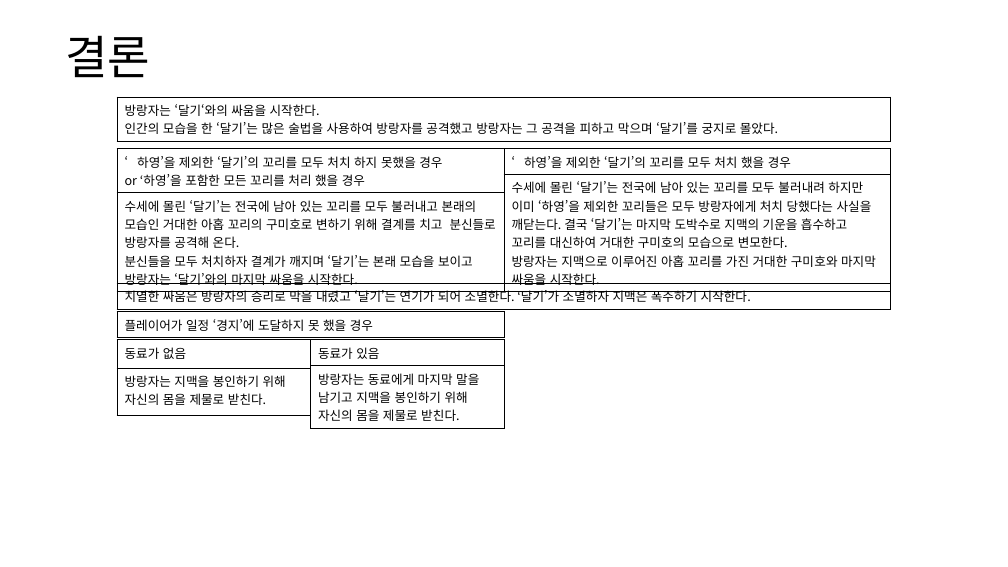
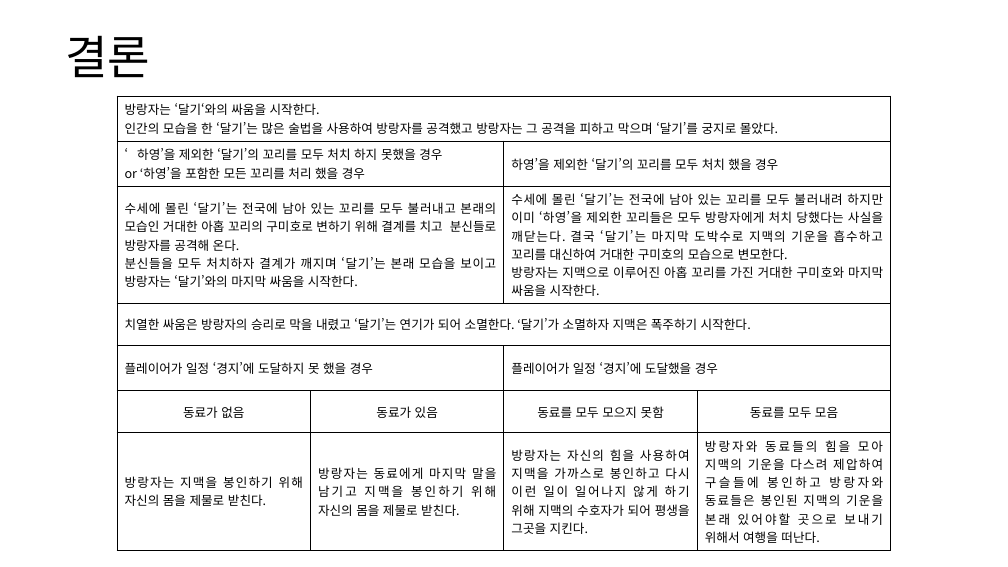
Before and after one commit to yjk0401/unityenginebasic_9th, a slide deck: slide 14 of 기획/메인 스토리 기획서.pptx (slide 9 before the commit). Drawn at 1008x567 pixels with LibreOffice and Linux fonts; fonts in the diff are those of the drawing. Boxes give left, top, right and bottom in pixels: in the first picture for what was removed or moved away, otherwise in the second. Text is boxed around its words. In the diff, an @@ line names an element or a change of style, - is before the commit and + after.

Commit message:
r3w2d4

```diff
--- a/기획/메인 스토리 기획서.pptx
+++ b/기획/메인 스토리 기획서.pptx
@@ table at box(117, 96, 892, 547) @@
-‘하영’을 제외한 ‘달기’의 꼬리를 모두 처치 하지 못했을 경우 / or ‘하영’을 포함한 모든 꼬리를 처리 했을 경우
-수세에 몰린 ‘달기’는 전국에 남아 있는 꼬리를 모두 불러내고 본래의 모습인 거대한 아홉 꼬리의 구미호로 변하기 위해 결계를 치고 분신들로 방랑자를 공격해 온다. / 분신들을 모두 처치하자 결계가 깨지며 ‘달기’는 본래 모습을 보이고 방랑자는 ‘달기’와의 마지막 싸움을 시작한다.
+방랑자는 ‘달기‘와의 싸움을 시작한다. / 인간의 모습을 한 ‘달기’는 많은 술법을 사용하여 방랑자를 공격했고 방랑자는 그 공격을 피하고 막으며 ‘달기’를 궁지로 몰았다. |  |  | 
+‘하영’을 제외한 ‘달기’의 꼬리를 모두 처치 하지 못했을 경우 / or ‘하영’을 포함한 모든 꼬리를 처리 했을 경우 |  | 하영’을 제외한 ‘달기’의 꼬리를 모두 처치 했을 경우 | 
+수세에 몰린 ‘달기’는 전국에 남아 있는 꼬리를 모두 불러내고 본래의 모습인 거대한 아홉 꼬리의 구미호로 변하기 위해 결계를 치고 분신들로 방랑자를 공격해 온다. / 분신들을 모두 처치하자 결계가 깨지며 ‘달기’는 본래 모습을 보이고 방랑자는 ‘달기’와의 마지막 싸움을 시작한다. |  | 수세에 몰린 ‘달기’는 전국에 남아 있는 꼬리를 모두 불러내려 하지만 이미 ‘하영’을 제외한 꼬리들은 모두 방랑자에게 처치 당했다는 사실을 깨닫는다. 결국 ‘달기’는 마지막 도박수로 지맥의 기운을 흡수하고 꼬리를 대신하여 거대한 구미호의 모습으로 변모한다. / 방랑자는 지맥으로 이루어진 아홉 꼬리를 가진 거대한 구미호와 마지막 싸움을 시작한다. | 
+치열한 싸움은 방랑자의 승리로 막을 내렸고 ‘달기’는 연기가 되어 소멸한다. ‘달기’가 소멸하자 지맥은 폭주하기 시작한다. |  |  | 
+플레이어가 일정 ‘경지’에 도달하지 못 했을 경우 |  | 플레이어가 일정 ‘경지’에 도달했을 경우 | 
+동료가 없음 | 동료가 있음 | 동료를 모두 모으지 못함 | 동료를 모두 모음
+방랑자는 지맥을 봉인하기 위해 자신의 몸을 제물로 받친다. | 방랑자는 동료에게 마지막 말을 남기고 지맥을 봉인하기 위해 자신의 몸을 제물로 받친다. | 방랑자는 자신의 힘을 사용하여 지맥을 가까스로 봉인하고 다시 이런 일이 일어나지 않게 하기 위해 지맥의 수호자가 되어 평생을 그곳을 지킨다. | 방랑자와 동료들의 힘을 모아 지맥의 기운을 다스려 제압하여 구슬들에 봉인하고 방랑자와 동료들은 봉인된 지맥의 기운을 본래 있어야할 곳으로 보내기 위해서 여행을 떠난다.
@@ table: place and size @@
-table at box(117, 149, 504, 289)
+table at box(117, 96, 892, 547)
@@ table removed at box(504, 149, 892, 289), 2 rows, 1 columns @@
-‘하영’을 제외한 ‘달기’의 꼬리를 모두 처치 했을 경우
-수세에 몰린 ‘달기’는 전국에 남아 있는 꼬리를 모두 불러내려 하지만 이미 ‘하영’을 제외한 꼬리들은 모두 방랑자에게 처치 당했다는 사실을 깨닫는다. 결국 ‘달기’는 마지막 도박수로 지맥의 기운을 흡수하고 꼬리를 대신하여 거대한 구미호의 모습으로 변모한다. / 방랑자는 지맥으로 이루어진 아홉 꼬리를 가진 거대한 구미호와 마지막 싸움을 시작한다.
@@ table removed at box(117, 284, 892, 306), 1 rows, 1 columns @@
-치열한 싸움은 방랑자의 승리로 막을 내렸고 ‘달기’는 연기가 되어 소멸한다. ‘달기’가 소멸하자 지맥은 폭주하기 시작한다.
@@ table removed at box(117, 312, 504, 335), 1 rows, 1 columns @@
-플레이어가 일정 ‘경지’에 도달하지 못 했을 경우
@@ table removed at box(117, 340, 311, 416), 2 rows, 1 columns @@
-동료가 없음
-방랑자는 지맥을 봉인하기 위해 자신의 몸을 제물로 받친다.
@@ table removed at box(311, 340, 504, 425), 2 rows, 1 columns @@
-동료가 있음
-방랑자는 동료에게 마지막 말을 남기고 지맥을 봉인하기 위해 자신의 몸을 제물로 받친다.
```
Also in this commit, not shown: 7 other slides changed, 7 slides added, 2 slides removed.
